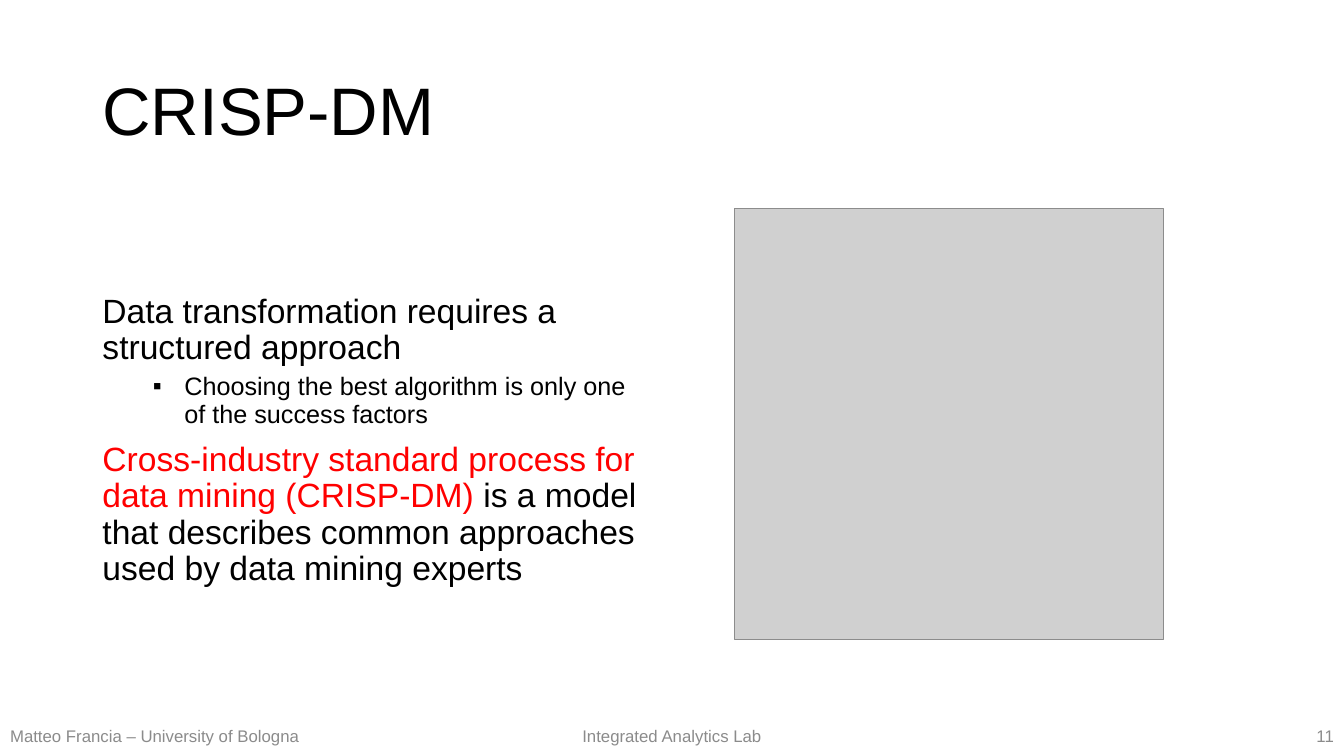
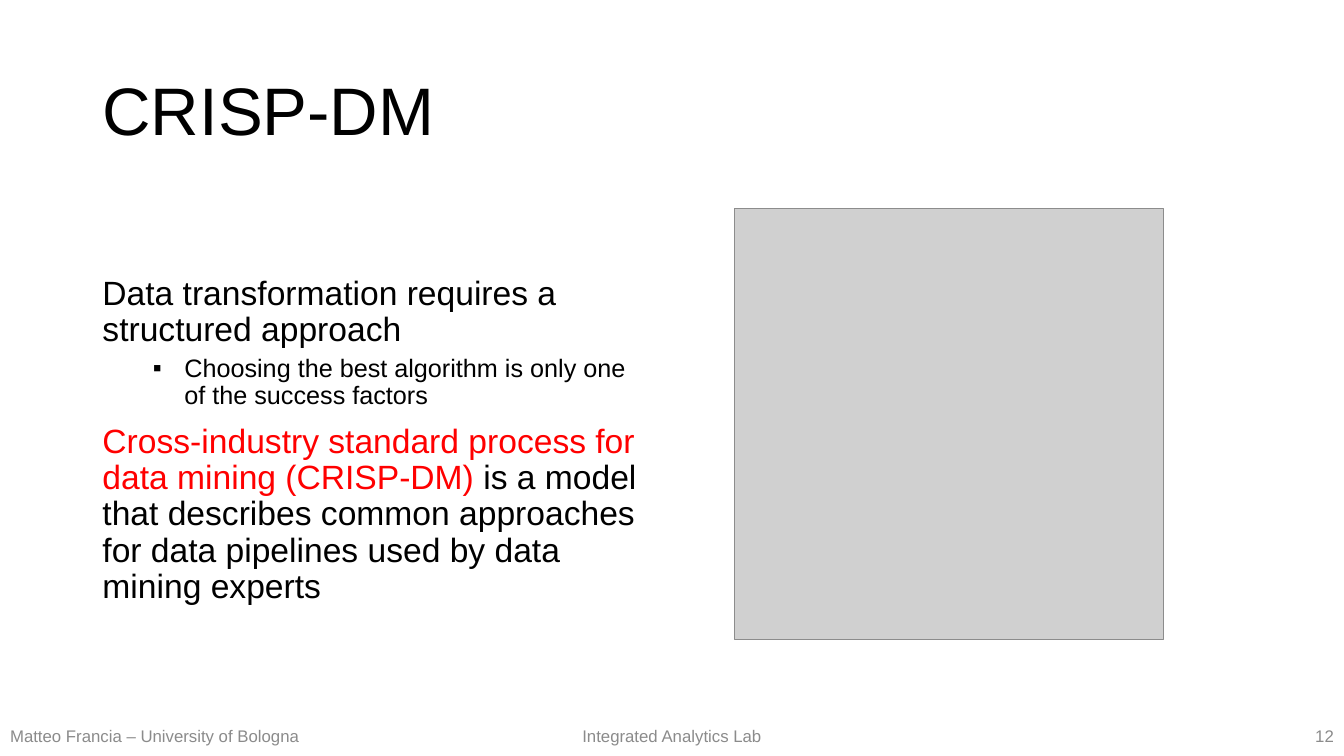
Before and after one commit to w4bo/teaching-handsondatapipelines, a slide deck: slide 12 of materials/00-Intro.pptx (slide 11 before the commit). Drawn at 1344x756 pixels with LibreOffice and Linux fonts; fonts in the diff are those of the drawing; grey boxes stand for pictures. Boxes give left, top, right and bottom in pixels: in the first picture for what was removed or moved away, otherwise in the second. Text is boxed around its words. In the diff, an @@ line names an element or a change of style, - is before the commit and + after.

```diff
--- a/materials/00-Intro.pptx
+++ b/materials/00-Intro.pptx
@@ text at bbox=[102, 428, 636, 605]: text changed @@
-Cross-industry standard process for data mining (CRISP-DM) is a model that describes common approaches used by data mining experts
+Cross-industry standard process for data mining (CRISP-DM) is a model that describes common approaches for data pipelines used by data mining experts
@@ page number at bbox=[1315, 730, 1334, 742]: text changed @@
-11
+12
```
Also in this commit, not shown: 3 other slides changed, 2 slides added, 3 other files.
